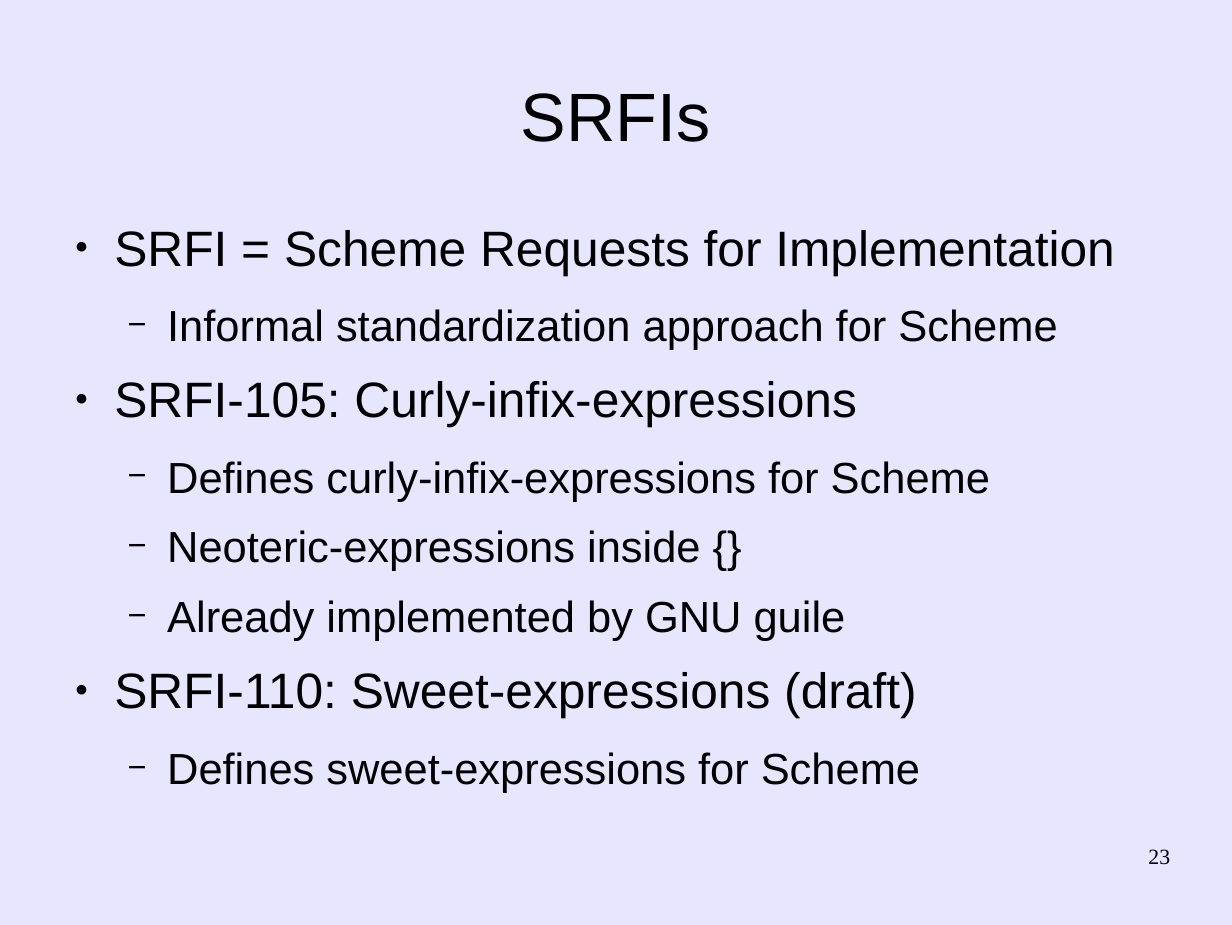
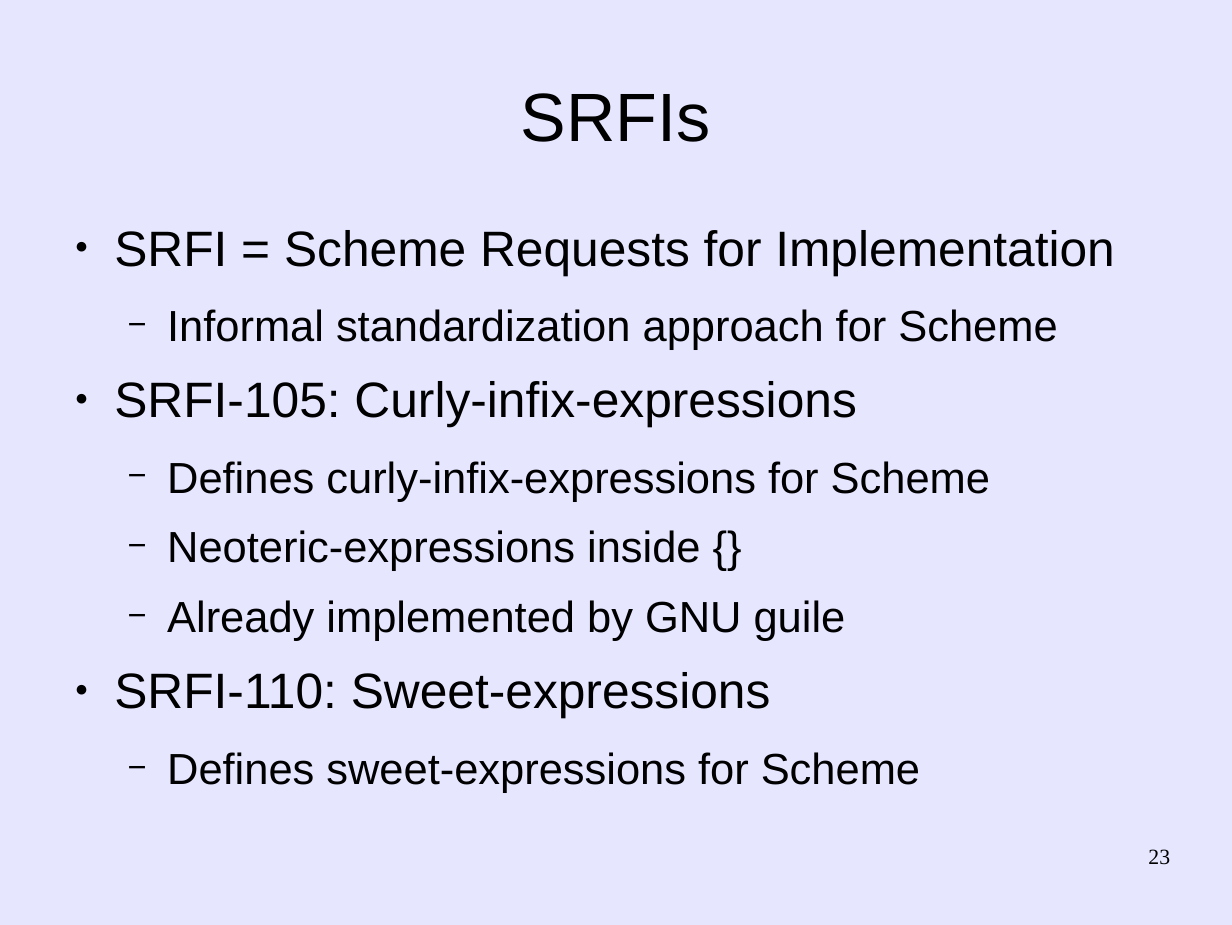
Before and after one commit to martin12333/Readable-Lisp-S-expressions, a slide deck: slide 23 of readable-s-expressions.odp. Drawn at 1232x925 pixels with LibreOffice and Linux fonts; fonts in the diff are those of the drawing. Boxes give left, top, right and bottom in pixels: in the first picture for what was removed or moved away, otherwise in the second. Text is boxed around its words. In the diff, an @@ line names an element or a change of style, - is before the commit and + after.

Commit message:
readable-s-expressions.odp: Update presentation with small tweaks

```diff
--- a/readable-s-expressions.odp
+++ b/readable-s-expressions.odp
@@ text at box(114, 672, 771, 718): text changed @@
-● SRFI-110: Sweet-expressions (draft)
+● SRFI-110: Sweet-expressions
```
Also in this commit, not shown: 8 other slides changed.
